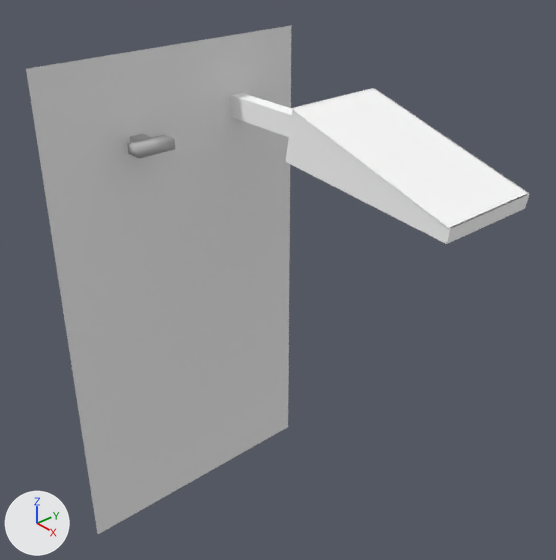
The Blender file dev/blender/c172p-flaps.blend as it was, and as the next commit left it.
Before and after are seen from a camera (50 mm lens) standing at (0.1247, -0.0982, 0.0827) and looking at (0.0235, -0.01, 0.0101). The lights are fixed; the arrows at lower left show +X, +Y and +Z.

In view in the first picture: 'FlapPos', 'FlapSwitch', 'rect'.
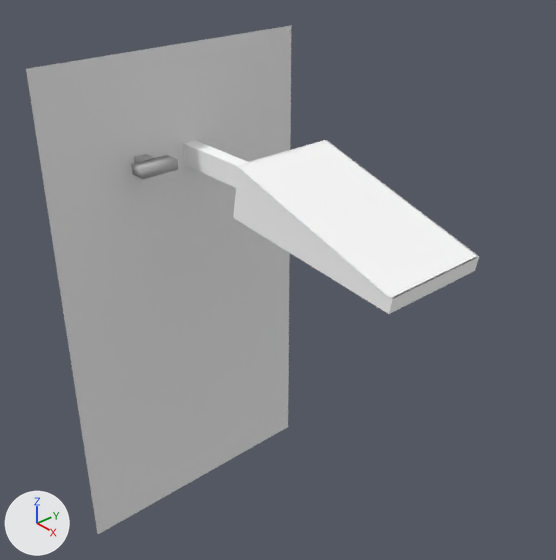
Location of each change, [x1, y1, x2, y2] in pixels of the pictures (556 x 560 px):
'FlapSwitch', moved
    before: [231, 88, 530, 244]
    after: [184, 140, 479, 314]
'FlapPos', moved
    before: [127, 134, 175, 159]
    after: [131, 154, 178, 179]

The change in detail:
Object 'FlapSwitch' (ob_flapswitch) moves from (0.0267, 0.0008, 0.0385) to (0.0267, -0.0115, 0.0309).
Object 'FlapPos' (ob_flappos) moves from (-0.0012, -0.0252, 0.0363) to (-0.0012, -0.0248, 0.0321).
